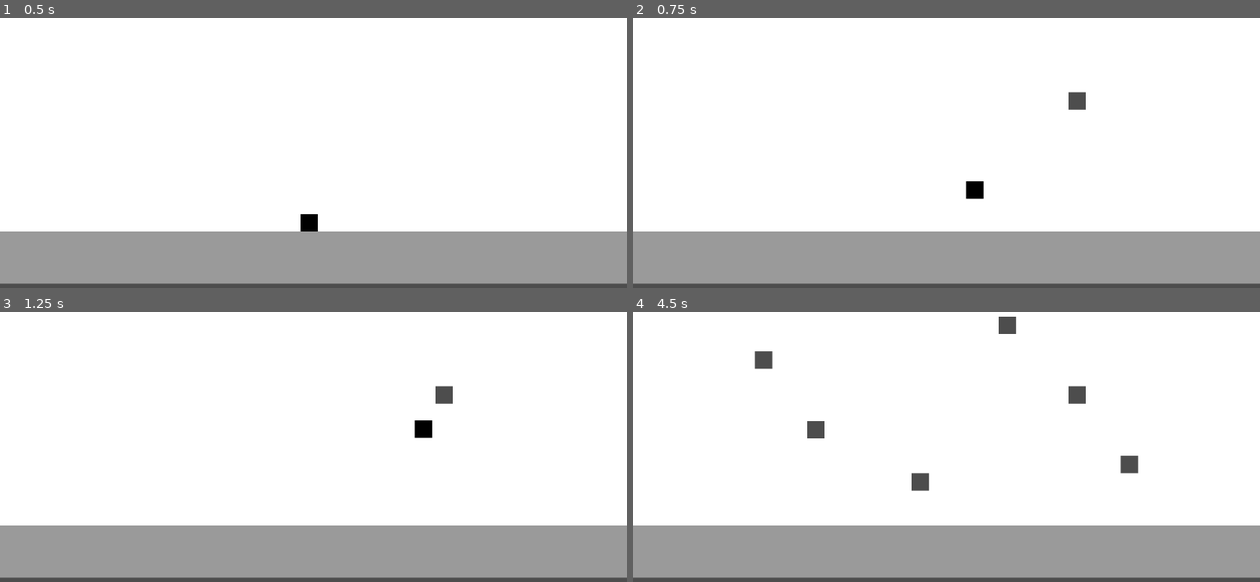
Above: before the commit, frames 1-4 (two rows, left to right).
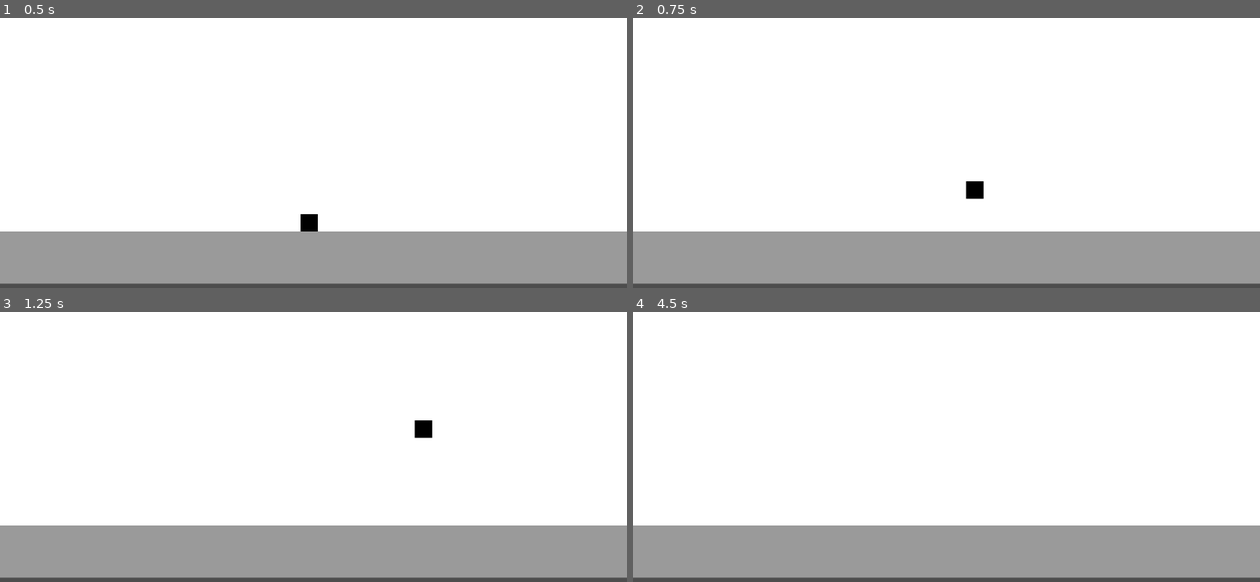
Above: after the commit, the same moments.

Repository: George-Washingtons-Children/NASA
Game: Godot game, scene res://Scenes/test_scene.tscn
Two runs of this game, one before a commit and one after it. Both use one fixed random seed, a clock stepped at 60 frames per second and the inputs below.
Inputs (mouse positions are in pixels of both pictures, inside the frame that each line leads up to):
- Up to frame 1 (0.5 s): no input
- Up to frame 2 (0.75 s): tap Enter (ui_accept) at 0.5 s; move the mouse to (1084, 93) at 0.52 s; hold Right (ui_right) from 0.53 s (still down); click (1084, 93) at 0.67 s
- Up to frame 3 (1.25 s): keep holding Right (ui_right); tap Enter (ui_accept) at 0.77 s
- Up to frame 4 (4.5 s): move the mouse to (821, 422) at 1.27 s; click (821, 422) at 1.42 s; tap Enter (ui_accept) at 1.52, 3.02, 3.77 s; move the mouse to (1009, 328) at 2.02 s; release Right (ui_right) at 2.03 s; hold Left (ui_left) 2.03-2.78 s; click (1009, 328) at 2.17 s; move the mouse to (915, 476) at 2.77 s; hold Right (ui_right) 2.78-4.28 s; click (915, 476) at 2.92 s; move the mouse to (1134, 457) at 3.52 s; click (1134, 457) at 3.67 s; move the mouse to (758, 352) at 4.27 s; hold Left (ui_left) from 4.28 s (still down); click (758, 352) at 4.42 s

Frame 1 is identical in both runs. In frame 2, 0.2% of the frame differs, in the area x 69-73%, y 27-35%; in frame 3, 0.2%; in frame 4, 1.1%, in the area x 19-81%, y 1-67%.

Commit message:
Selective block deletion

Diff:
--- a/Prefabs/Levels/level_design.gd
+++ b/Prefabs/Levels/level_design.gd
@@ -13,4 +13,7 @@
 	if event is InputEventMouseButton:
 		if event.button_index == MOUSE_BUTTON_LEFT and event.pressed:
 			var tilepos = local_to_map(event.position)
-			erase_cell(0, tilepos)
+			print(get_cell_source_id(0, tilepos))
+			if (get_cell_source_id(0, tilepos) == 2):
+				print(get_cell_atlas_coords(0, tilepos))
+				set_cell(0, tilepos, 1, Vector2i(1,1), 0)
